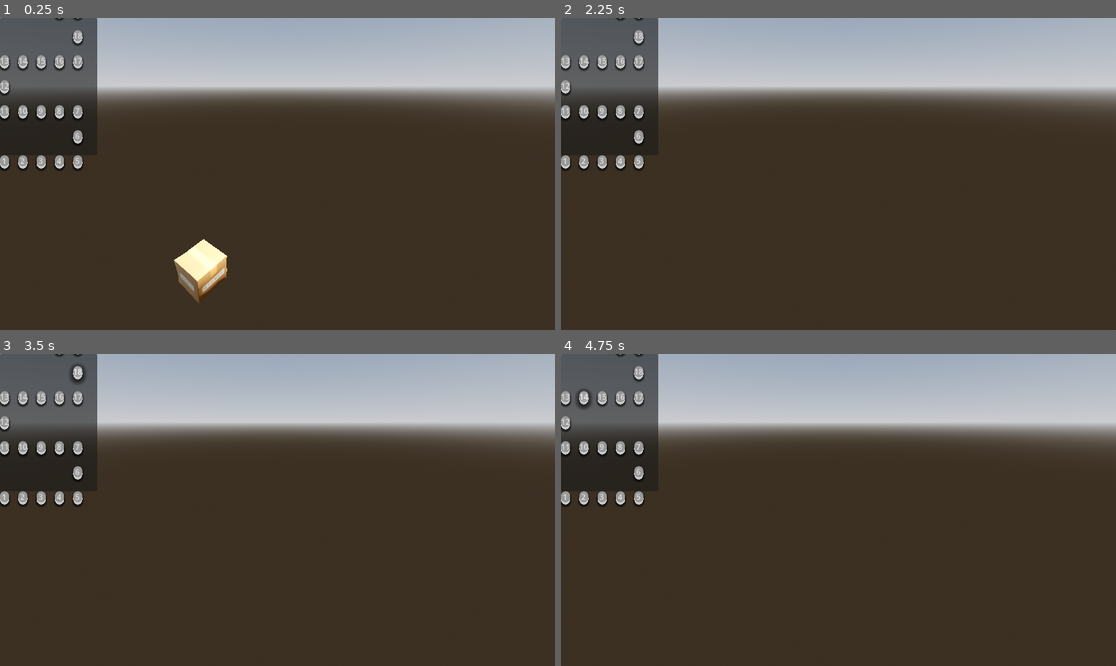
Above: before the commit, frames 1-4 (two rows, left to right).
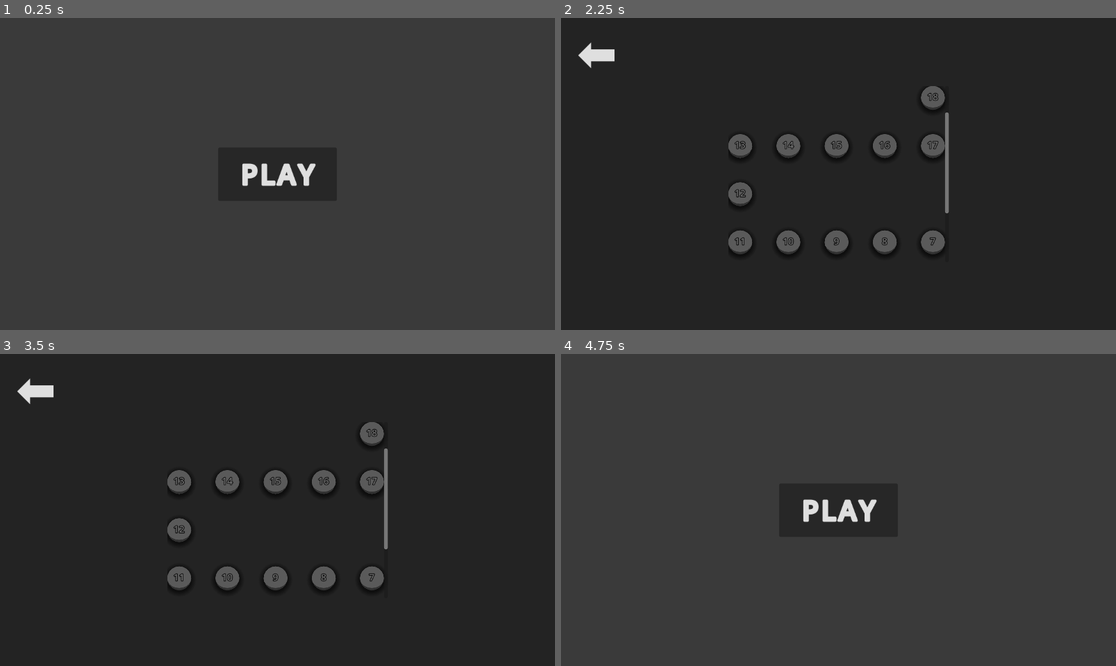
Above: after the commit, the same moments.

Repository: thewasmans/mini-games-school
Game: Godot game, scene res://scenes/main.tscn
Same seed, same stepped clock (60 frames per second), same inputs: the game is played once before the commit and once after it.
Inputs (mouse positions are in pixels of both pictures, inside the frame that each line leads up to):
- Up to frame 1 (0.25 s): no input
- Up to frame 2 (2.25 s): click (838, 174) at 0.5 s, where only the run after the commit has a clickable "PLAY"; click (599, 55) at 1.25 s, where only the run after the commit has a clickable "⬅️"; click (838, 174) at 2 s, where only the run after the commit has a clickable "PLAY"
- Up to frame 3 (3.5 s): click (77, 372) at 2.75 s, where only the run before the commit has a clickable "18"
- Up to frame 4 (4.75 s): click (566, 397) at 3.5 s, where only the run before the commit has a clickable "13"; click (583, 397) at 4.25 s, where only the run before the commit has a clickable "14"

The runs differ from the first frame. In frame 1, 55% of the frame differs, in the area x 0-100%, y 0-100%; in frame 2, 54%; in frame 3, 54%; in frame 4, 54%.

Commit message:
feat: add ui start and level

Diff:
--- a/content/prefabs/ui/button_level_ui.tscn
+++ b/content/prefabs/ui/button_level_ui.tscn
@@ -1,9 +1,10 @@
 [gd_scene format=3 uid="uid://0gapd7wm8ydd"]
 
 [ext_resource type="Theme" uid="uid://jeoivhqws570" path="res://content/theme/theme.tres" id="1_r7qfe"]
-[ext_resource type="Script" path="res://scripts/ui/button_level_ui.gd" id="2_lvlbtn"]
+[ext_resource type="Script" uid="uid://d35eoyr7k6vfy" path="res://scripts/ui/button_level_ui.gd" id="2_lvlbtn"]
 
 [node name="ButtonLevelUI" type="Button" unique_id=1791857553]
+custom_minimum_size = Vector2(50, 50)
 anchors_preset = 15
 anchor_right = 1.0
 anchor_bottom = 1.0
--- a/content/prefabs/ui/game_ui.tscn
+++ b/content/prefabs/ui/game_ui.tscn
@@ -2,8 +2,10 @@
 
 [ext_resource type="Script" uid="uid://chfxvwlqr0oqm" path="res://scripts/ui/game_ui.gd" id="1_7e7t2"]
 [ext_resource type="PackedScene" uid="uid://0gapd7wm8ydd" path="res://content/prefabs/ui/button_level_ui.tscn" id="2_npsjx"]
+[ext_resource type="PackedScene" uid="uid://dy4o76u7t5tkx" path="res://content/prefabs/ui/menu_levels_ui.tscn" id="3_hpqhx"]
+[ext_resource type="PackedScene" uid="uid://d0h5gr0h7xhcu" path="res://content/prefabs/ui/menu_start_ui.tscn" id="4_mpxm1"]
 
-[node name="GameUi" type="Control" unique_id=137618360 node_paths=PackedStringArray("levels_container")]
+[node name="GameUi" type="Control" unique_id=137618360 node_paths=PackedStringArray("menu_levels")]
 layout_mode = 3
 anchors_preset = 15
 anchor_right = 1.0
@@ -11,21 +13,28 @@
 grow_horizontal = 2
 grow_vertical = 2
 script = ExtResource("1_7e7t2")
-levels_container = NodePath("Panel/GridContainer")
+menu_levels = NodePath("MenuLevelsUI")
 button_level_prefab = ExtResource("2_npsjx")
 
-[node name="Panel" type="Panel" parent="." unique_id=1111584490]
-layout_mode = 0
-offset_right = 202.0
-offset_bottom = 285.0
+[node name="MenuStartUI" parent="." unique_id=1191208820 instance=ExtResource("4_mpxm1")]
+layout_mode = 1
 
-[node name="GridContainer" type="GridContainer" parent="Panel" unique_id=923873145]
+[node name="MenuLevelsUI" parent="." unique_id=941951630 instance=ExtResource("3_hpqhx")]
+visible = false
 layout_mode = 1
-anchors_preset = 15
-anchor_right = 1.0
-anchor_bottom = 1.0
-grow_horizontal = 2
-grow_vertical = 2
-theme_override_constants/h_separation = 19
-theme_override_constants/v_separation = 24
-columns = 5
+
+[node name="Control" type="Control" parent="." unique_id=1485961964]
+anchors_preset = 0
+
+[node name="Control2" type="Control" parent="." unique_id=1759440022]
+anchors_preset = 0
+
+[node name="Control3" type="Control" parent="." unique_id=655710354]
+anchors_preset = 0
+
+[node name="Control4" type="Control" parent="." unique_id=1360731129]
+anchors_preset = 0
+
+[connection signal="pressed" from="MenuStartUI/PlayButton" to="." method="_on_play_button_pressed"]
+
+[editable path="MenuStartUI"]
--- /dev/null
+++ b/content/prefabs/ui/menu_levels_ui.tscn
@@ -0,0 +1,60 @@
+[gd_scene format=3 uid="uid://dy4o76u7t5tkx"]
+
+[ext_resource type="Script" uid="uid://d3mg8c4udidsw" path="res://scripts/ui/menu_levels_ui.gd" id="1_lc1qx"]
+
+[sub_resource type="StyleBoxFlat" id="StyleBoxFlat_lc1qx"]
+bg_color = Color(0.13630775, 0.13630778, 0.13630772, 1)
+
+[sub_resource type="StyleBoxEmpty" id="StyleBoxEmpty_fi0wm"]
+
+[sub_resource type="StyleBoxFlat" id="StyleBoxFlat_fi0wm"]
+bg_color = Color(0.6, 0.6, 0.6, 0)
+shadow_color = Color(0.27439442, 0.2743946, 0.27439454, 0.6)
+shadow_size = 1
+
+[node name="MenuLevelsUI" type="Panel" unique_id=941951630 node_paths=PackedStringArray("scrol_container", "grid_container")]
+anchors_preset = 15
+anchor_right = 1.0
+anchor_bottom = 1.0
+grow_horizontal = 2
+grow_vertical = 2
+theme_override_styles/panel = SubResource("StyleBoxFlat_lc1qx")
+script = ExtResource("1_lc1qx")
+scrol_container = NodePath("ScrollContainer")
+grid_container = NodePath("ScrollContainer/GridContainer")
+
+[node name="BackButton" type="Button" parent="." unique_id=115007813]
+layout_mode = 1
+offset_right = 150.0
+offset_bottom = 150.0
+theme_override_font_sizes/font_size = 100
+theme_override_styles/normal = SubResource("StyleBoxEmpty_fi0wm")
+theme_override_styles/hover = SubResource("StyleBoxFlat_fi0wm")
+text = "⬅️"
+
+[node name="ScrollContainer" type="ScrollContainer" parent="." unique_id=1375696083]
+layout_mode = 1
+anchors_preset = 8
+anchor_left = 0.5
+anchor_top = 0.5
+anchor_right = 0.5
+anchor_bottom = 0.5
+offset_left = -208.0
+offset_top = -183.0
+offset_right = 208.0
+offset_bottom = 183.0
+grow_horizontal = 2
+grow_vertical = 2
+size_flags_horizontal = 3
+size_flags_vertical = 3
+horizontal_scroll_mode = 0
+
+[node name="GridContainer" type="GridContainer" parent="ScrollContainer" unique_id=441393419]
+layout_mode = 2
+size_flags_horizontal = 3
+size_flags_vertical = 3
+theme_override_constants/h_separation = 50
+theme_override_constants/v_separation = 50
+columns = 5
+
+[connection signal="pressed" from="BackButton" to="." method="_on_back_button_pressed"]
--- /dev/null
+++ b/content/prefabs/ui/menu_start_ui.tscn
@@ -0,0 +1,34 @@
+[gd_scene format=3 uid="uid://d0h5gr0h7xhcu"]
+
+[sub_resource type="StyleBoxFlat" id="StyleBoxFlat_gyr62"]
+bg_color = Color(0.22876853, 0.22876856, 0.22876844, 1)
+
+[sub_resource type="FontVariation" id="FontVariation_gyr62"]
+spacing_glyph = 5
+
+[node name="MenuStartUI" type="Panel" unique_id=1746750308]
+anchors_preset = 15
+anchor_right = 1.0
+anchor_bottom = 1.0
+grow_horizontal = 2
+grow_vertical = 2
+theme_override_styles/panel = SubResource("StyleBoxFlat_gyr62")
+
+[node name="PlayButton" type="Button" parent="." unique_id=1518565421]
+layout_mode = 1
+anchors_preset = 8
+anchor_left = 0.5
+anchor_top = 0.5
+anchor_right = 0.5
+anchor_bottom = 0.5
+offset_left = -123.0
+offset_top = -55.5
+offset_right = 123.0
+offset_bottom = 55.5
+grow_horizontal = 2
+grow_vertical = 2
+theme_override_colors/font_outline_color = Color(0.8745098, 0.8745098, 0.8745098, 1)
+theme_override_constants/outline_size = 10
+theme_override_fonts/font = SubResource("FontVariation_gyr62")
+theme_override_font_sizes/font_size = 57
+text = "PLAY"
--- /dev/null
+++ b/content/theme/button_level_ui/disable_style_box_flat.tres
@@ -0,0 +1,13 @@
+[gd_resource type="StyleBoxFlat" format=3 uid="uid://c5bgowwrfadcv"]
+
+[resource]
+bg_color = Color(0.35263425, 0.35263404, 0.3526341, 1)
+border_width_bottom = 5
+border_color = Color(0.19178706, 0.19178712, 0.19178694, 1)
+corner_radius_top_left = 25
+corner_radius_top_right = 25
+corner_radius_bottom_right = 25
+corner_radius_bottom_left = 25
+corner_detail = 5
+shadow_size = 11
+shadow_offset = Vector2(0, 2.89)
--- a/content/theme/theme.tres
+++ b/content/theme/theme.tres
@@ -1,10 +1,13 @@
 [gd_resource type="Theme" format=3 uid="uid://jeoivhqws570"]
 
-[ext_resource type="StyleBox" uid="uid://d2o1lnmgw6jcf" path="res://content/theme/button_level_ui/hover_style_box_flat.tres" id="1_j7x1x"]
-[ext_resource type="StyleBox" uid="uid://ifhy6yixme3y" path="res://content/theme/button_level_ui/normal_style_box_flat.tres" id="1_ttwqk"]
-[ext_resource type="StyleBox" uid="uid://qmudam6k3osi" path="res://content/theme/button_level_ui/pressed_style_box_flat.tres" id="2_j7x1x"]
+[ext_resource type="StyleBox" uid="uid://c5bgowwrfadcv" path="res://content/theme/button_level_ui/disable_style_box_flat.tres" id="1_kdbql"]
+[ext_resource type="StyleBox" uid="uid://ifhy6yixme3y" path="res://content/theme/button_level_ui/normal_style_box_flat.tres" id="2_p73nq"]
+[ext_resource type="StyleBox" uid="uid://qmudam6k3osi" path="res://content/theme/button_level_ui/pressed_style_box_flat.tres" id="3_at6fl"]
 
 [resource]
-Button/styles/hover = ExtResource("1_j7x1x")
-Button/styles/normal = ExtResource("1_ttwqk")
-Button/styles/pressed = ExtResource("2_j7x1x")
+Button/constants/outline_size = 5
+Button/font_sizes/font_size = 20
+Button/styles/disabled = ExtResource("1_kdbql")
+Button/styles/hover = ExtResource("1_kdbql")
+Button/styles/normal = ExtResource("2_p73nq")
+Button/styles/pressed = ExtResource("3_at6fl")
--- a/scripts/state/game_state.gd
+++ b/scripts/state/game_state.gd
@@ -1,9 +1,25 @@
 extends Object
 class_name GameState
 
+signal level_unlocked(level_index: int)
+signal current_level_changed(level_index: int)
+
 var current_level: int
 var current_mini_game: int
+var unlocked_level_count: int
 
 func _init(_game_data:GameData) -> void:
 	current_level = 0
 	current_mini_game = 0
+	unlocked_level_count = 1
+
+func is_level_unlocked(level_index: int) -> bool:
+	return level_index < unlocked_level_count
+
+func complete_level(level_index: int) -> void:
+	if level_index != unlocked_level_count - 1:
+		return
+	unlocked_level_count += 1
+	level_unlocked.emit(unlocked_level_count - 1)
+	current_level = unlocked_level_count - 1
+	current_level_changed.emit(current_level)
--- a/scripts/ui/button_level_ui.gd
+++ b/scripts/ui/button_level_ui.gd
@@ -1,5 +1,15 @@
 class_name ButtonLevelUI
 extends Button
 
-func initialize(level_number: int) -> void:
-	text = str(level_number)
+var level_index: int
+
+func initialize(level_index_value: int, is_unlocked: bool) -> void:
+	level_index = level_index_value
+	text = str(level_index + 1)
+	disabled = not is_unlocked
+
+func set_unlocked(is_unlocked: bool) -> void:
+	disabled = not is_unlocked
+
+func set_current(is_current: bool) -> void:
+	modulate = Color.PURPLE if is_current else Color.WHITE
--- a/scripts/ui/game_ui.gd
+++ b/scripts/ui/game_ui.gd
@@ -1,15 +1,19 @@
 class_name GameUI
 extends Control
 
-@export var levels_container: GridContainer
+@export var menu_levels: MenuLevelsUI
 @export var button_level_prefab: PackedScene
 
 var _game_manager:GameManager
+var _level_buttons: Array[ButtonLevelUI] = []
 
 func initialize(game_manager:GameManager):
+	$MenuLevelsUI.hide()
 	_game_manager = game_manager
-	var columns := levels_container.columns
+	_game_manager.game_state.level_unlocked.connect(_on_level_unlocked)
+	var columns := menu_levels.grid_container.columns
 	var levels := _game_manager.game_data.levels
+	_level_buttons.resize(levels.size())
 	var rows: Array[Array] = []
 	var index := 0
 	var content_row := 0
@@ -47,11 +51,23 @@
 		for c in render_row.size():
 			var level_index: int = render_row[c]
 			if level_index == -1:
-				levels_container.add_child(Control.new())
+				menu_levels.grid_container.add_child(Control.new())
 			else:
 				_add_level_button(level_index)
+	menu_levels.grid_container.resized.connect(_on_levels_container_resized, CONNECT_ONE_SHOT)
+	_on_levels_container_resized()
 
 func _add_level_button(level_index: int) -> void:
 	var button_level := button_level_prefab.instantiate() as ButtonLevelUI
-	button_level.initialize(level_index + 1)
-	levels_container.add_child(button_level)
+	button_level.initialize(level_index, _game_manager.game_state.is_level_unlocked(level_index))
+	_level_buttons[level_index] = button_level
+	menu_levels.grid_container.add_child(button_level)
+
+func _on_level_unlocked(level_index: int) -> void:
+	_level_buttons[level_index].set_unlocked(true)
+
+func _on_levels_container_resized() -> void:
+	menu_levels.scrol_container.scroll_vertical = 999999999
+
+func _on_play_button_pressed() -> void:
+	$MenuLevelsUI.show()
--- /dev/null
+++ b/scripts/ui/menu_levels_ui.gd
@@ -0,0 +1,8 @@
+class_name MenuLevelsUI
+extends Panel
+
+@export var scrol_container: ScrollContainer
+@export var grid_container: GridContainer
+
+func _on_back_button_pressed() -> void:
+	hide()
Not shown, added: scripts/ui/menu_levels_ui.gd.uid
